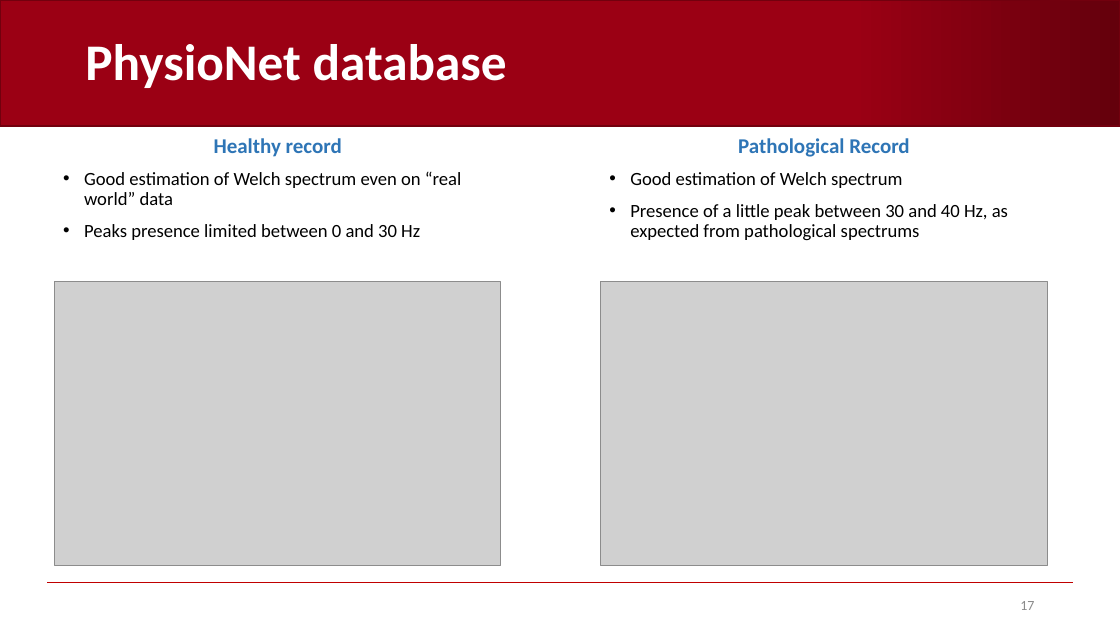
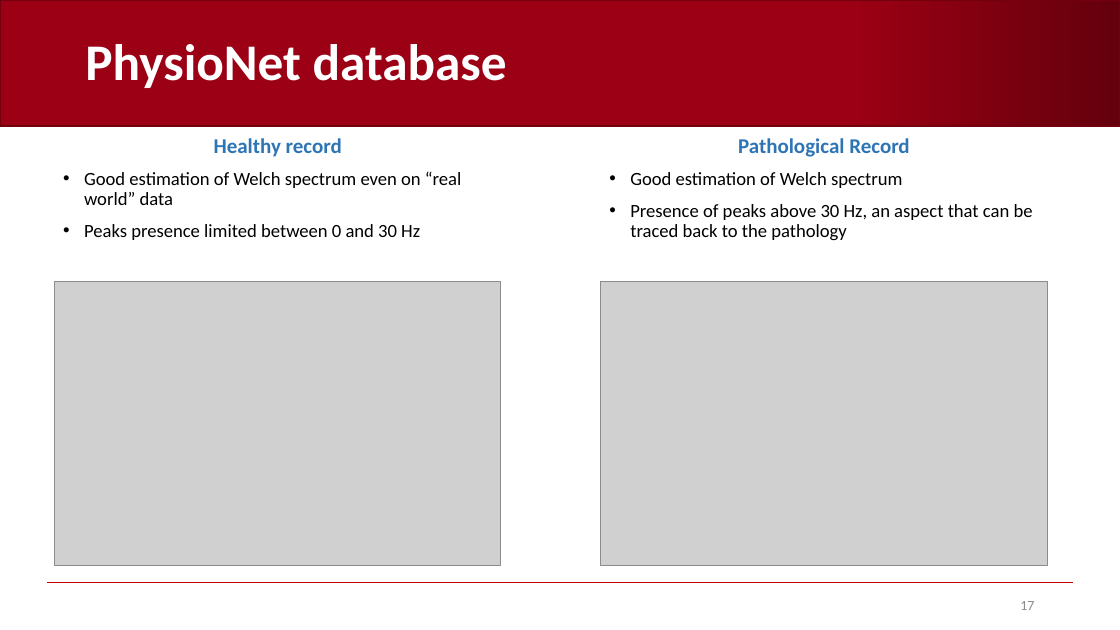
Before and after one commit to AndreaCorrado00/Tesi_magistrale_Corrado_Andrea, a slide deck: slide 17 of Documentation/3. in-depth spectrum analysis.pptx. Drawn at 1120x630 pixels with LibreOffice and Linux fonts; fonts in the diff are those of the drawing; grey boxes stand for pictures; background and template pictures are left out. Boxes give left, top, right and bottom in pixels: in the first picture for what was removed or moved away, otherwise in the second. Text is boxed around its words. In the diff, an @@ line names an element or a change of style, - is before the commit and + after.

```diff
--- a/Documentation/3. in-depth spectrum analysis.pptx
+++ b/Documentation/3. in-depth spectrum analysis.pptx
@@ text at <box>630,204,1033,241</box>: text changed @@
-• Presence of a little peak between 30 and 40 Hz, as expected from pathological spectrums
+• Presence of peaks above 30 Hz, an aspect that can be traced back to the pathology
```
Also in this commit, not shown: 5 other slides changed, 10 other files.
